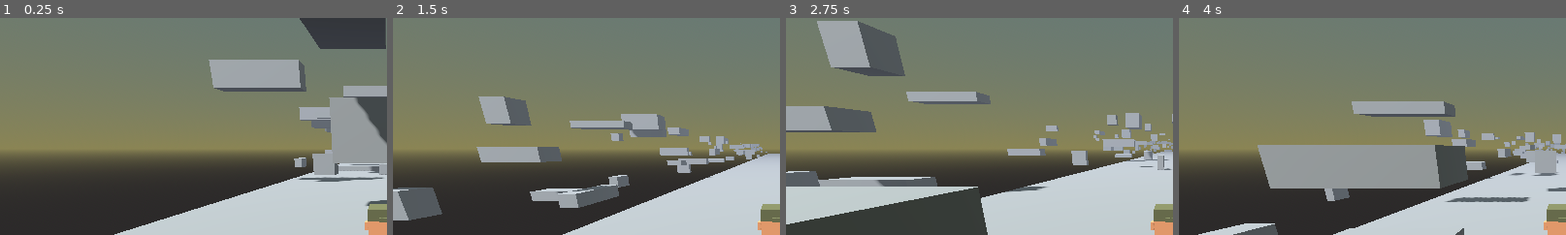
Above: before the commit, frames 1-4 (left to right).
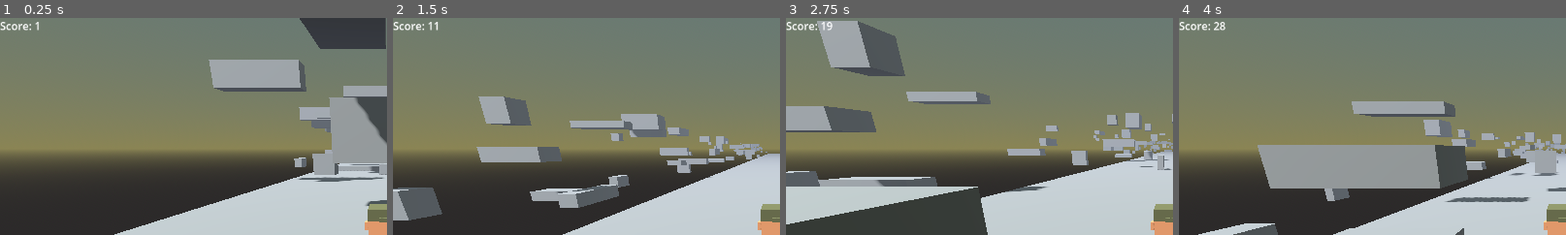
Above: after the commit, the same moments.

Repository: g-h-o-s-t-studio/across-the-roads
Game: Godot game, scene res://Scenes/Main.tscn
The game is run twice, just before and just after one commit, with the same random seed, the same clock (stepped at 60 frames per second) and the same inputs.
Inputs:
- Up to frame 1 (0.25 s): no input
- Up to frame 2 (1.5 s): tap Enter (ui_accept) at 0.5, 0.77 s; hold Right (ui_right) 0.53-1.28 s; hold Left (ui_left) from 1.28 s (still down)
- Up to frame 3 (2.75 s): tap Enter (ui_accept) at 1.52 s; release Left (ui_left) at 2.03 s; hold Right (ui_right) from 2.03 s (still down)
- Up to frame 4 (4 s): tap Enter (ui_accept) at 3.02, 3.77 s; release Right (ui_right) at 3.53 s; hold Left (ui_left) from 3.53 s (still down)
The pictures show only the part of the screen within x 0-50%, y 0-50%; the shares and areas given below are measured in that part.

The runs differ from the first frame. In frame 1, 0.2% of the frame differs, in the area x 0-11%, y 1-6%; in frame 2, 0.2%; in frame 3, 0.2%; in frame 4, 0.2%, in the area x 0-13%, y 1-6%.

Commit message:
Add singletons for saving game data

Diff:
--- a/Scripts/GameUI.gd
+++ b/Scripts/GameUI.gd
@@ -2,6 +2,9 @@
 
 @onready var score = $Score
 
-# КАк игрока засунуть сюды
-func _process(delta):
-	score.text
+
+func _process(_delta: float) -> void:
+	update_score_label()
+
+func update_score_label() -> void:
+	score.text = "Score: " + str(ScoreManager.score)
--- a/Scripts/Obstacles/BaseObstacle/BaseObstacle.gd
+++ b/Scripts/Obstacles/BaseObstacle/BaseObstacle.gd
@@ -3,13 +3,10 @@
 const MAX_X: int = 30
 
 @onready var is_moving_right: bool = randi() % 2
-@onready var speed: float = randf_range(10, 25)
+@onready var speed: float = randf_range(10, 25) if is_moving_right else -randf_range(10, 25)
 
 
 func _ready() -> void:
-	if not is_moving_right:
-		speed = -speed
-
 	change_axis()
 	resize()
 
--- a/Scripts/Player.gd
+++ b/Scripts/Player.gd
@@ -1,15 +1,19 @@
 class_name Player extends CharacterBody3D
 
 const JUMP_VELOCITY: float = 7.0
+const START_POSITION: Vector3 = Vector3.ZERO
 
 var coins: int = 0
-var score: int
 var player_speed: float = 7.0
 var gravity: float = ProjectSettings.get_setting("physics/3d/default_gravity")
 
 
+func _process(_delta: float) -> void:
+	ScoreManager.score = get_current_score()
+
+
 func get_current_score() -> int:
-	return int(global_transform.origin.distance_to(Vector3.ZERO))
+	return int(global_transform.origin.distance_to(START_POSITION))
 
 
 func _physics_process(delta: float) -> void:
--- /dev/null
+++ b/Scripts/Singletons/ScoreManager.gd
@@ -0,0 +1,12 @@
+extends Node
+
+
+@onready var score: int = 0
+@onready var coins: int = 0
+
+
+func save_data() -> void:
+	var file = FileAccess.open("user://save_game.dat", FileAccess.WRITE)
+	file.store_var(coins)
+	file.store_var(score)
+	file.close()
--- a/project.godot
+++ b/project.godot
@@ -16,6 +16,10 @@
 run/max_fps=60
 config/icon="res://icon.svg"
 
+[autoload]
+
+ScoreManager="*res://Scripts/Singletons/ScoreManager.gd"
+
 [debug]
 
 gdscript/warnings/unsafe_property_access=1
